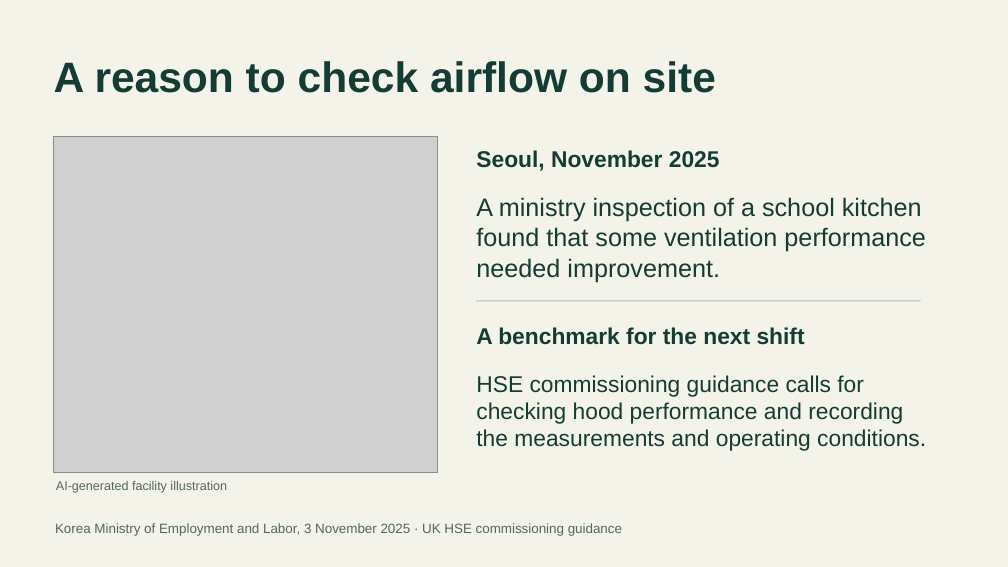
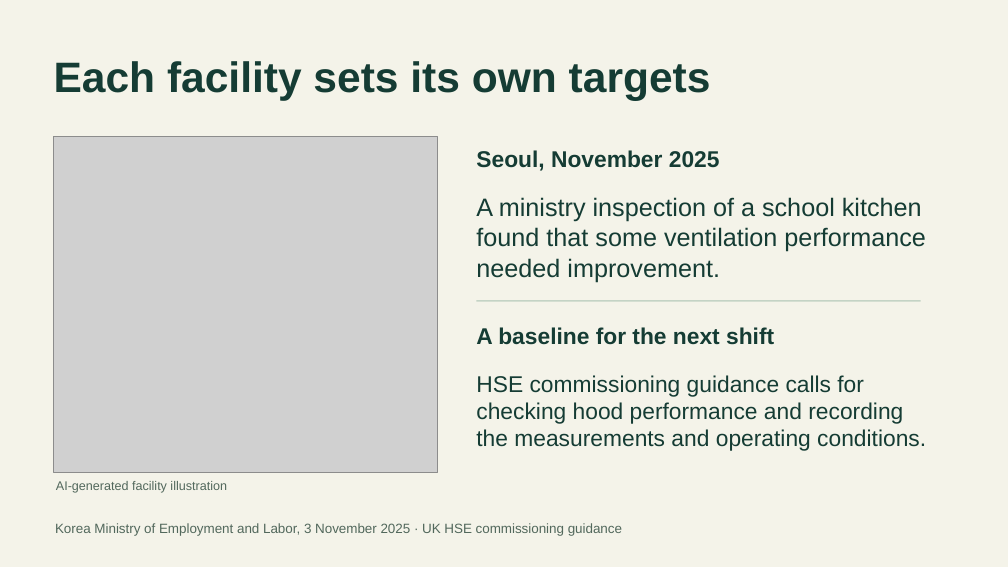
Before and after one commit to openSoom/openSoom, a slide deck: slide 2 of deliverables/presentation/openSoom-evaluation.pptx. Drawn at 1008x567 pixels with LibreOffice and Linux fonts; fonts in the diff are those of the drawing; grey boxes stand for pictures. Boxes give left, top, right and bottom in pixels: in the first picture for what was removed or moved away, otherwise in the second. Text is boxed around its words. In the diff, an @@ line names an element or a change of style, - is before the commit and + after.

Commit message:
Show how room air changed after ventilation, when targets were reached and how long readings held

```diff
--- a/deliverables/presentation/openSoom-evaluation.pptx
+++ b/deliverables/presentation/openSoom-evaluation.pptx
@@ text at [54,61,711,100]: text changed @@
-A reason to check airflow on site
+Each facility sets its own targets
@@ text at [476,327,774,345]: text changed @@
-A benchmark for the next shift
+A baseline for the next shift
```
Also in this commit, not shown: 4 other slides changed, 2 slides added, 2 slides removed, 39 other files.
